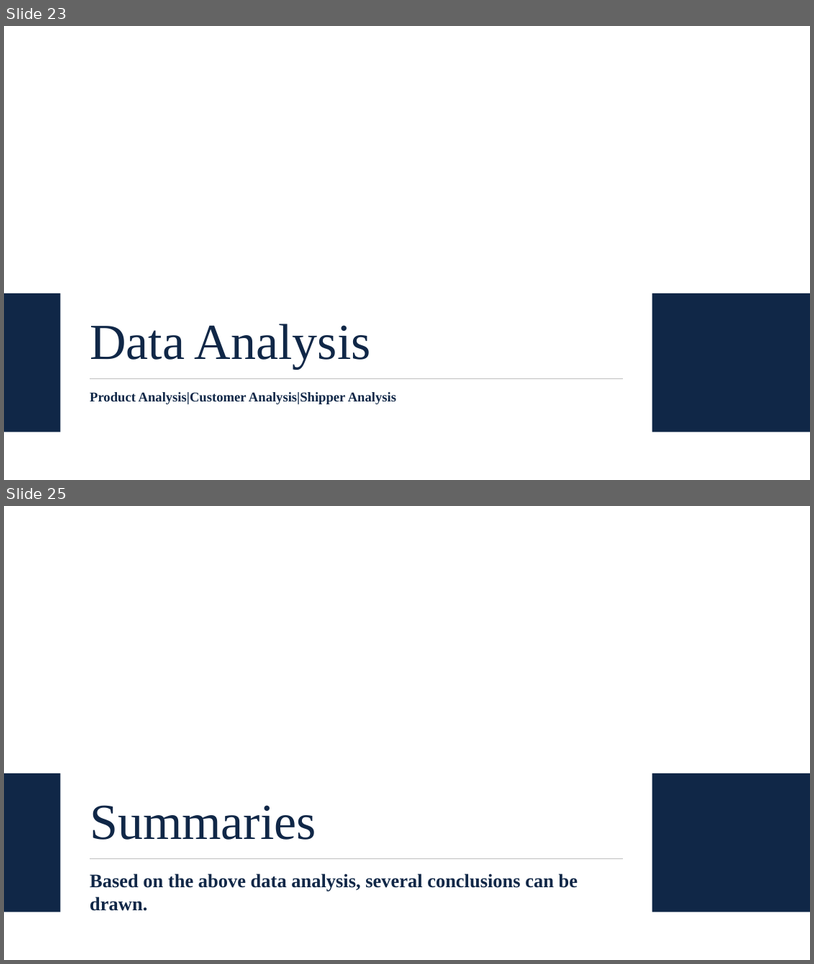
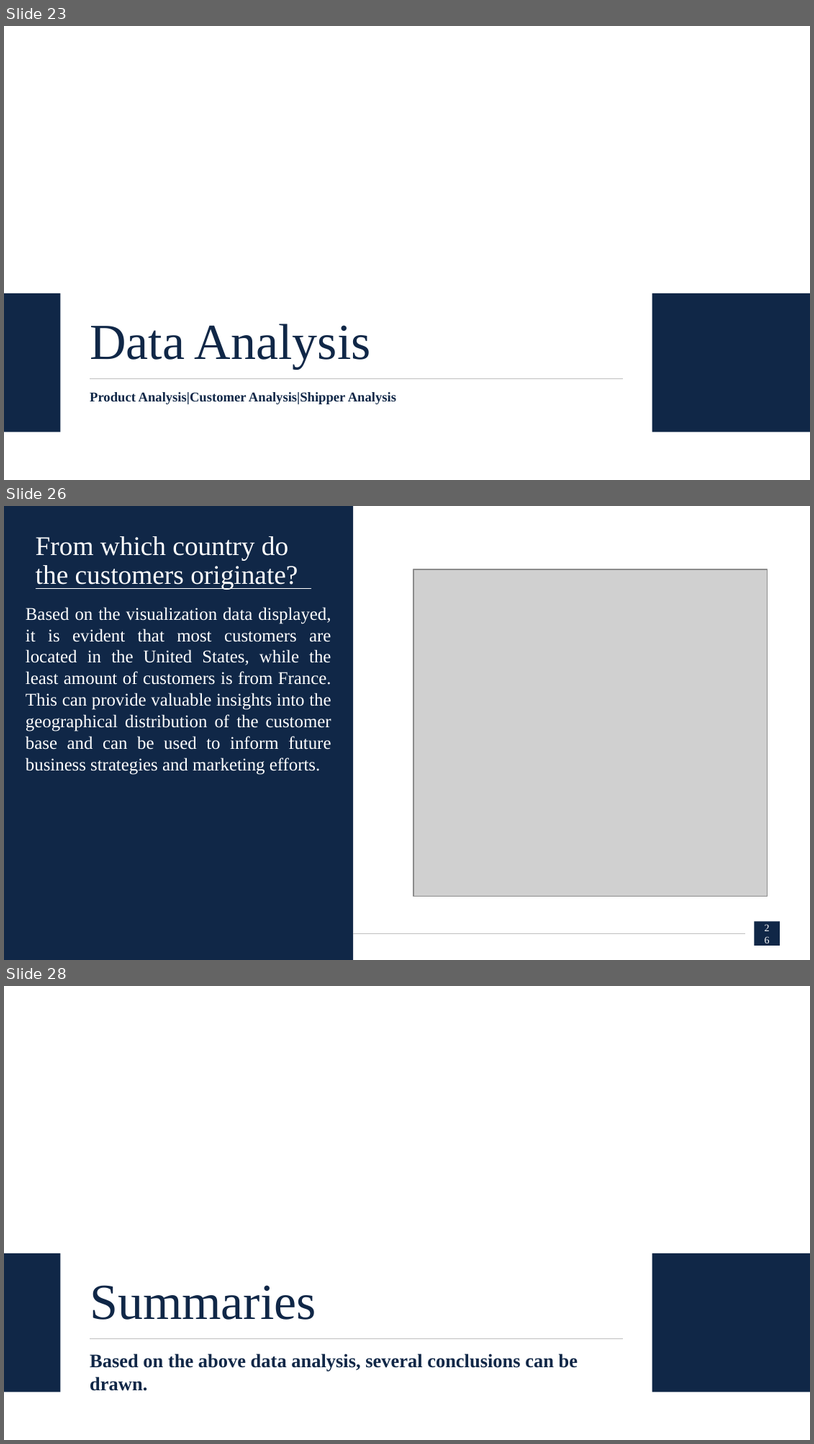
Before and after one commit to adrn-mm/DSLS_Mini-Project-DE_Adrian-Maulana-Muhammad, a slide deck: case-study/Report of Case Study_Adrian Maulana Muhammad.pptx. Shown one above the other, each under a label of ours: slides 23 and 25 before the commit, slides 23, 26 and 28 after it; the slides between them are not shown. The pictures are 814x964 and 814x1444 pixels, drawn with LibreOffice and Linux fonts; fonts in the diff are those of the drawing; grey boxes stand for pictures. Boxes give left, top, right and bottom in pixels: in the first picture for what was removed or moved away, otherwise in the second. Text is boxed around its words. In the diff, an @@ line names an element or a change of style, - is before the commit and + after.

Commit message:
update ppt & data viz

```diff
--- a/case-study/Report of Case Study_Adrian Maulana Muhammad.pptx
+++ b/case-study/Report of Case Study_Adrian Maulana Muhammad.pptx
@@ slide 26 added at box(4, 506, 810, 960), background #FFFFFF @@
@@ rectangle added at box(4, 506, 353, 959), fill #102747 @@
@@ title added at box(36, 536, 298, 589), 24 pt, text #FFFFFF @@
+From which country do the customers originate?
@@ picture added at box(414, 569, 768, 896) @@
@@ line added from (36, 588) to (311, 588), #FFFFFF 0.5 pt @@
@@ text added at box(26, 607, 332, 775), 16 pt, text #FFFFFF @@
+Based on the visualization data displayed, it is evident that most customers are located in the United States, while the least amount of customers is from France. This can provide valuable insights into the geographical distribution of the customer base and can be used to inform future business strategies and marketing efforts.
@@ line added from (353, 934) to (746, 934), #BFBFBF 0.5 pt @@
@@ page number added at box(755, 921, 781, 945), fill #102747, 9 pt, text #FFFFFF @@
+26
@@ what was slide 25 is now slide 28 @@
```
Also in this commit, not shown: 1 slide changed, 3 other slides added, 1 slide removed, 1 other file.
